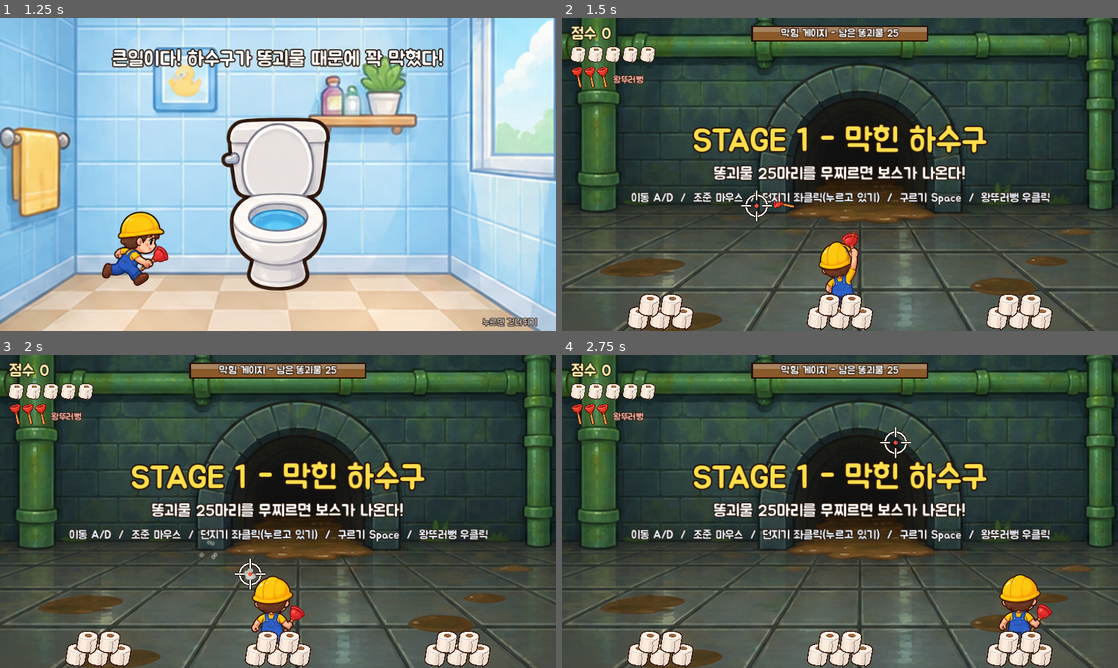
Above: before the commit, frames 1-4 (two rows, left to right).
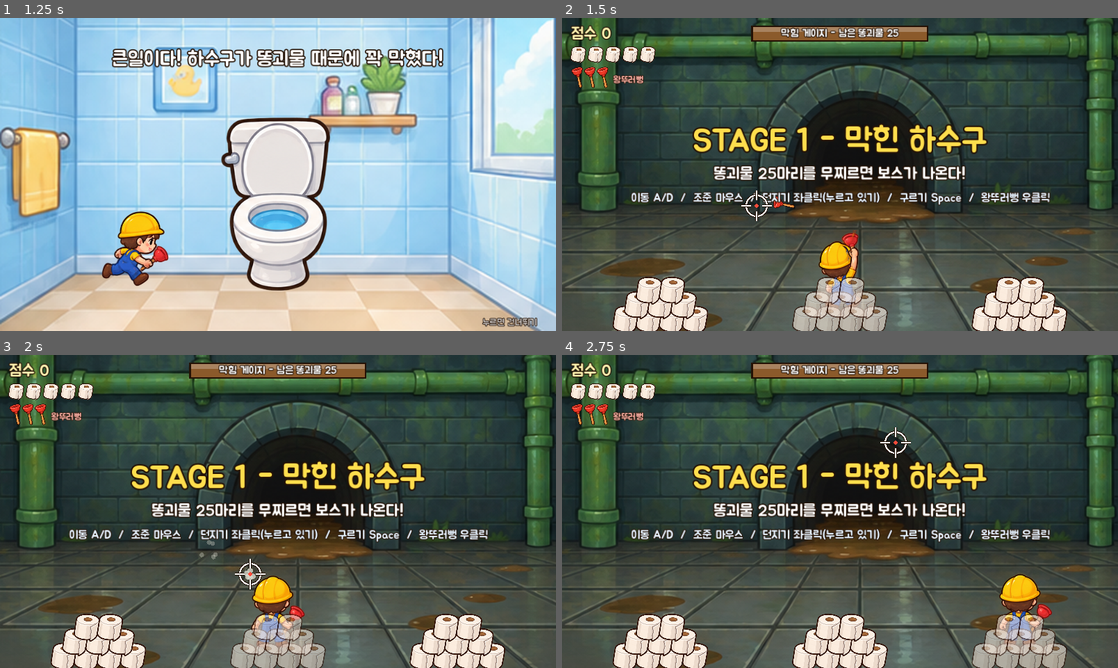
Above: after the commit, the same moments.

Repository: gbsman77/ttureoppeong
Game: Godot game, scene res://main.tscn
Same seed, same stepped clock (60 frames per second), same inputs: the game is played once before the commit and once after it.
Inputs (mouse positions are in pixels of both pictures, inside the frame that each line leads up to):
- Up to frame 1 (1.25 s): tap Enter (start) at 0.5 s; move the mouse to (400, 158) at 0.52 s; hold D (move_right) from 0.53 s (still down); tap Space (roll) at 0.6 s; click (400, 158) at 0.67 s
- Up to frame 2 (1.5 s): release D (move_right) at 1.25 s; drag from (728, 190) to (812, 237) at 1.27 s
- Up to frame 3 (2 s): no input
- Up to frame 4 (2.75 s): move the mouse to (895, 442) at 2.02 s; hold D (move_right) from 2.03 s (still down); tap Space (roll) at 2.1 s

Frame 1 is identical in both runs. In frame 2, 5.5% of the frame differs, in the area x 9-91%, y 82-100%; in frame 3, 5.6%; in frame 4, 5.6%.

Commit message:
휴지 바리케이드를 숨는 벽처럼 바꾸기
- 휴지를 4-3-2 로 쌓아 주인공 허리까지 가리는 벽으로
- 주인공이 뒤에 서면 벽이 반투명해져 숨은 모습이 보임
- 똥을 막으면 "휴지가 막았다!" 글자

Co-Authored-By: Claude Opus 5.5 <noreply@anthropic.com>
Claude-Session: https://claude.ai/code/session_019yZfvLZknVHuX4qXSdW1Kn

Diff:
--- a/scripts/barricade.gd
+++ b/scripts/barricade.gd
@@ -2,14 +2,18 @@
 ## 주인공 앞의 휴지 바리케이드. 날아오는 똥을 막아 주지만 맞을수록 무너진다.
 
 const DU = preload("res://scripts/draw_util.gd")
-const MAX_HP = 9
+const MAX_HP = 12
+const ROW_H = 25.0
 
 var main
 var x = 480.0
 var hp = MAX_HP
 var flash = 0.0
-# 아래 줄 3개, 위 줄 2개 (주인공의 다리 높이까지만 가린다)
-var slots = [Vector2(-38, 0), Vector2(0, 0), Vector2(38, 0), Vector2(-19, -1), Vector2(19, -1)]
+# 휴지를 4-3-2 로 쌓은 벽. 주인공 허리까지 가려서 그 뒤에 숨은 게 보인다.
+# 맞을수록 위쪽부터 하나씩 없어진다.
+var slots = [Vector2(-60, 0), Vector2(-20, 0), Vector2(20, 0), Vector2(60, 0),
+	Vector2(-40, 1), Vector2(0, 1), Vector2(40, 1),
+	Vector2(-20, 2), Vector2(20, 2)]
 
 
 func reset():
@@ -23,13 +27,13 @@
 
 
 func blocks(px: float) -> bool:
-	return hp > 0 and abs(px - x) < 58.0
+	return hp > 0 and abs(px - x) < 72.0
 
 
 func top_y() -> float:
 	var n = rolls_left()
-	var row = 0 if n <= 3 else 1
-	return main.GROUND_Y - 4.0 - row * 22.0
+	var row = slots[max(n - 1, 0)].y
+	return main.GROUND_Y + 4.0 - row * ROW_H
 
 
 func damage(d: int):
@@ -39,15 +43,17 @@
 
 func tick(delta: float):
 	flash = max(0.0, flash - delta)
+	# 주인공이 뒤에 숨으면 휴지 벽을 반투명하게 해서 숨은 모습이 보이게 한다
+	var behind = abs(main.player.position.x - x) < 90.0
+	modulate.a = lerp(modulate.a, 0.55 if behind else 1.0, min(1.0, delta * 10.0))
 	queue_redraw()
 
 
 func _draw():
 	var n = rolls_left()
-	var base = main.GROUND_Y + 2.0
+	var base = main.GROUND_Y + 8.0
 	for i in n:
 		var s = slots[i]
-		var top = Vector2(x + s.x, base - (0 if i < 3 else 22))
-		DU.roll(self, top, 34, 26)
+		DU.roll(self, Vector2(x + s.x, base - s.y * ROW_H), 40, 26)
 	if flash > 0.0:
-		DU.ellipse(self, Vector2(x, base - 10), 70, 30, Color(1, 1, 1, flash * 3.0))
+		DU.ellipse(self, Vector2(x, base - 20), 90, 45, Color(1, 1, 1, flash * 3.0))
--- a/scripts/main.gd
+++ b/scripts/main.gd
@@ -387,6 +387,7 @@
 		if b.blocks(x):
 			b.damage(1)
 			fx.splat(Vector2(x, b.top_y() + 8.0), 0.9)
+			fx.text(Vector2(x, b.top_y() - 30.0), "휴지가 막았다!", Color("b9f5ff"), 22, 0.6)
 			Sfx.play("splat", 1.2)
 			return
 	if player.can_be_hit() and abs(player.position.x - x) < 34.0:
Not shown, changed: docs/index.html
Not shown, changed: docs/index.pck
Not shown, changed: docs/index.service.worker.js
